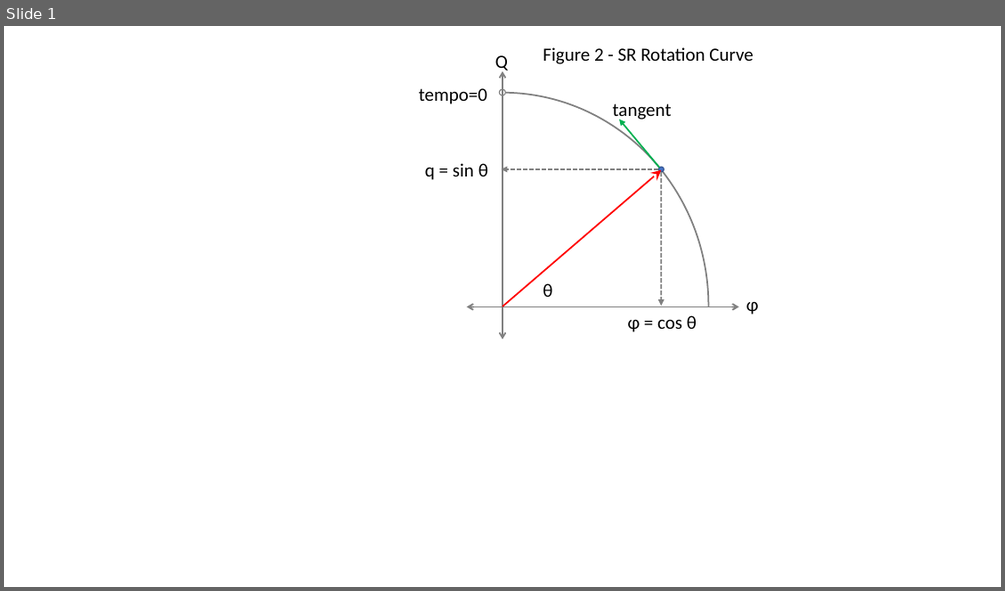
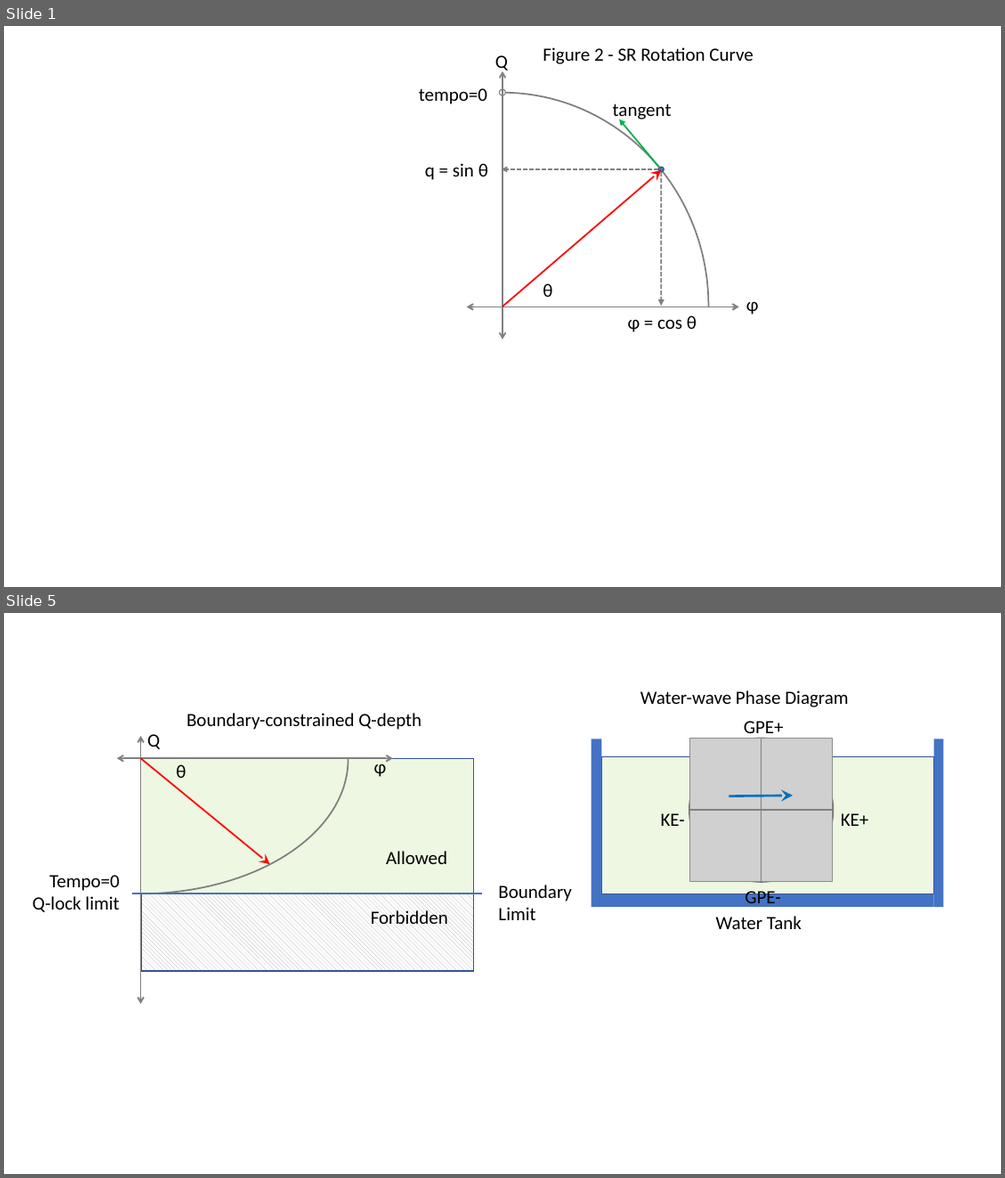
Before and after one commit to Don-Lawn/The-Causal-Domain, a slide deck: docs/figures/new diagrams 3.pptx. Shown one above the other, each under a label of ours: slide 1 before the commit, slides 1 and 5 after it; the slides between them are not shown. The pictures are 1005x591 and 1005x1178 pixels, drawn with LibreOffice and Linux fonts; fonts in the diff are those of the drawing; grey boxes stand for pictures. Boxes give left, top, right and bottom in pixels: in the first picture for what was removed or moved away, otherwise in the second. Text is boxed around its words. In the diff, an @@ line names an element or a change of style, - is before the commit and + after.

Commit message:
Not a milestone
Some new diagrams to check in

```diff
--- a/docs/figures/new diagrams 3.pptx
+++ b/docs/figures/new diagrams 3.pptx
@@ slide 5 added at (4,613,1001,1174), background #FFFFFF @@
@@ text added at (640,690,848,707), 18 pt, text #000000 @@
+Water-wave Phase Diagram
@@ rectangle added at (591,738,601,907), fill #4472C4 @@
@@ rectangle added at (934,738,944,907), fill #4472C4 @@
@@ group added at (4,625,934,1004): 8 texts, 3 rectangles, 2 double arrows, 1 arc (boxed as its full ellipse), 1 arrow, 1 line @@
+θ
+Boundary
+Limit
+φ
+Q
+Tempo=0
+Q-lock limit
+Boundary-constrained Q-depth
+Forbidden
+Allowed
@@ rectangle added at (601,894,934,907), fill #4472C4 @@
@@ group added at (661,721,869,909): 4 texts, 2 lines, 1 ellipse, 1 picture, 1 arrow @@
+KE+
+KE-
+GPE+
+GPE-
@@ text added at (716,916,801,929), 18 pt, text #000000 @@
+Water Tank
```
Also in this commit, not shown: 1 slide changed, 16 other slides added, 21 other files.
